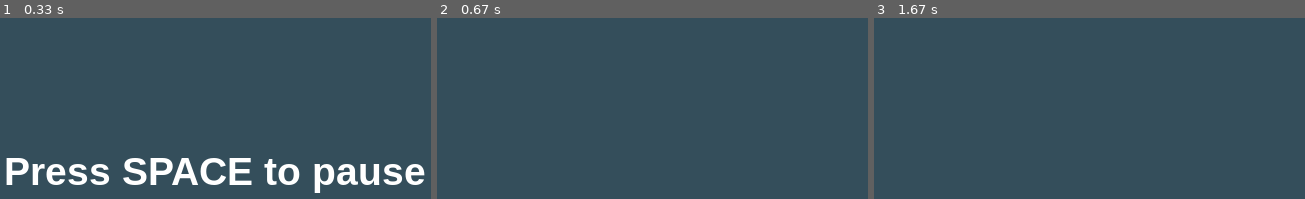
Above: before the commit, frames 1-3 (left to right).
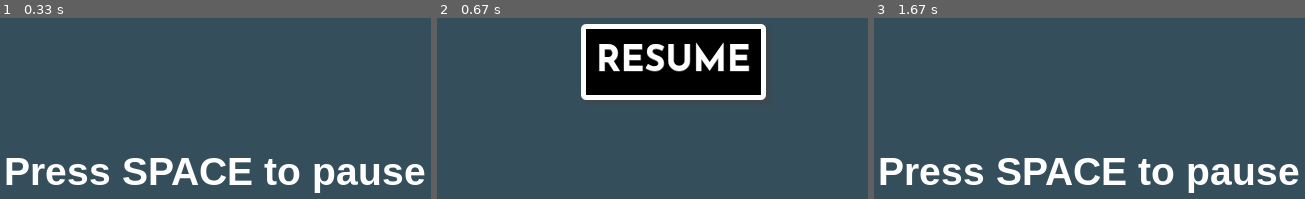
Above: after the commit, the same moments.

Repository: Inc21/car-racing-pygame
Game: pygame game, started from car_racing_game.py
The game is run twice, just before and just after one commit, with the same random seed, the same clock (stepped at 60 frames per second) and the same inputs.
Inputs (mouse positions are in pixels of both pictures, inside the frame that each line leads up to):
- Up to frame 1 (0.33 s): no input
- Up to frame 2 (0.67 s): tap Space at 0.33 s
- Up to frame 3 (1.67 s): click (1111, 65) at 0.72 s; move the mouse to (outside the picture) at 1.03 s; tap Space at 1.07, 1.37 s; click (1136, 30) at 1.55 s

Frame 1 is identical in both runs. In frame 2, 18% of the frame differs, in the area x 33-77%, y 3-46%; in frame 3, 6.6%.

Commit message:
chore: Add resume button functionality to pause menu

Diff:
--- a/car_racing_game.py
+++ b/car_racing_game.py
@@ -21,6 +21,13 @@
 # set the size of the window
 screen = pygame.display.set_mode((size))
 
+# load button images
+resume_img = pygame.image.load("images/button_resume.png").convert_alpha()
+
+# create button instances
+resume_button = buttons.Button(300, 125, resume_img, 1)
+
+
 # game variables
 game_paused = False
 
@@ -120,7 +127,8 @@
 
     # check if game is paused
     if game_paused:
-        pass
+        if resume_button.draw(screen):
+            game_paused = False
         # display menu
     else:
         draw_text("Press SPACE to pause", font, text_col, 160, 250)
Binary file added: images/button_audio.png
Binary file added: images/button_back.png
Binary file added: images/button_keys.png
Binary file added: images/button_options.png
Binary file added: images/button_quit.png
Binary file added: images/button_resume.png
Binary file added: images/button_video.png
